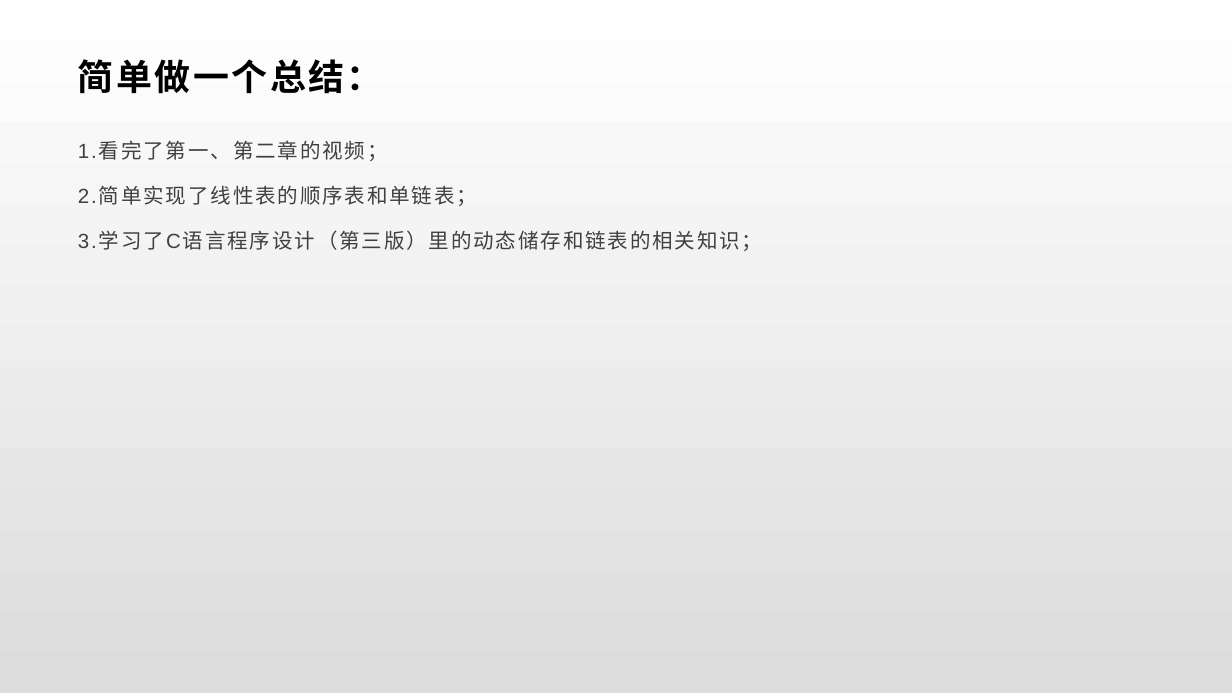
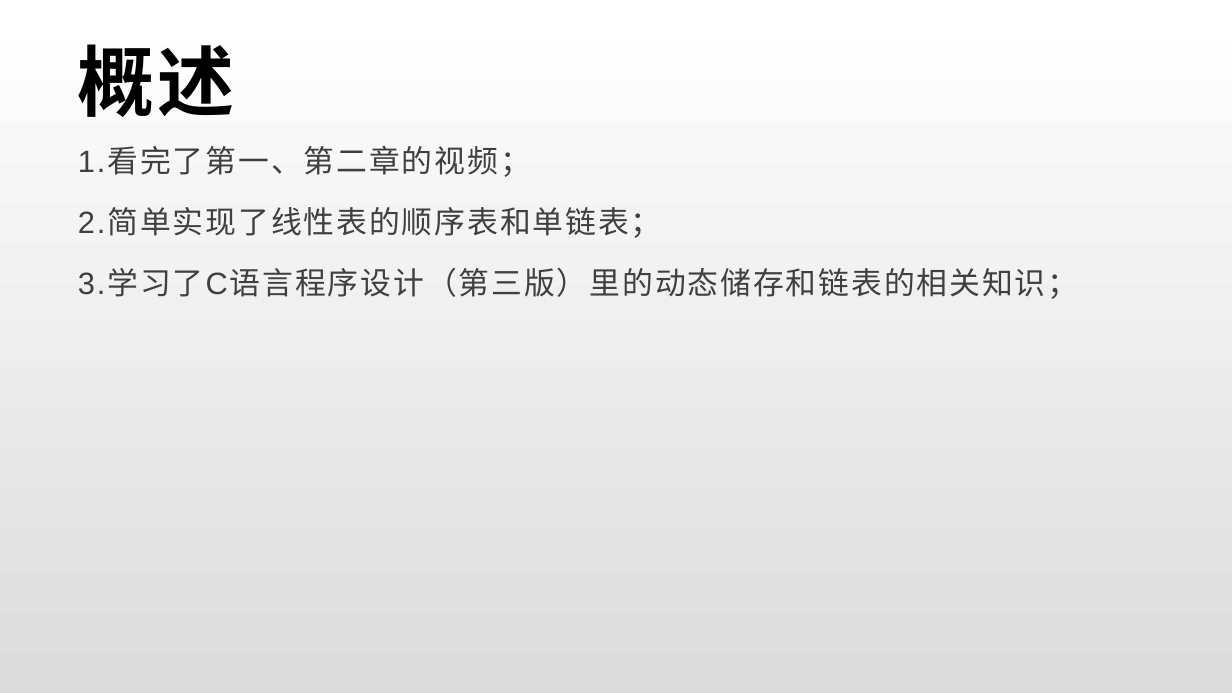
Before and after one commit to SSPUlearningteam1/WHS, a slide deck: slide 2 of 20200113-20190117王华胜.pptx. Drawn at 1232x693 pixels with LibreOffice and Linux fonts; fonts in the diff are those of the drawing. Boxes give left, top, right and bottom in pixels: in the first picture for what was removed or moved away, otherwise in the second. Text is boxed around its words. In the diff, an @@ line names an element or a change of style, - is before the commit and + after.

```diff
--- a/20200113-20190117王华胜.pptx
+++ b/20200113-20190117王华胜.pptx
@@ title at bbox=[78, 44, 234, 117]: text changed; size 28 to 60 pt @@
-简单做一个总结：
+概述
@@ text "1.看完了第一、第二章的视频；" at bbox=[78, 148, 1078, 299]: size 16 to 24 pt @@
```
Also in this commit, not shown: 1 other slide changed, 5 slides added.
